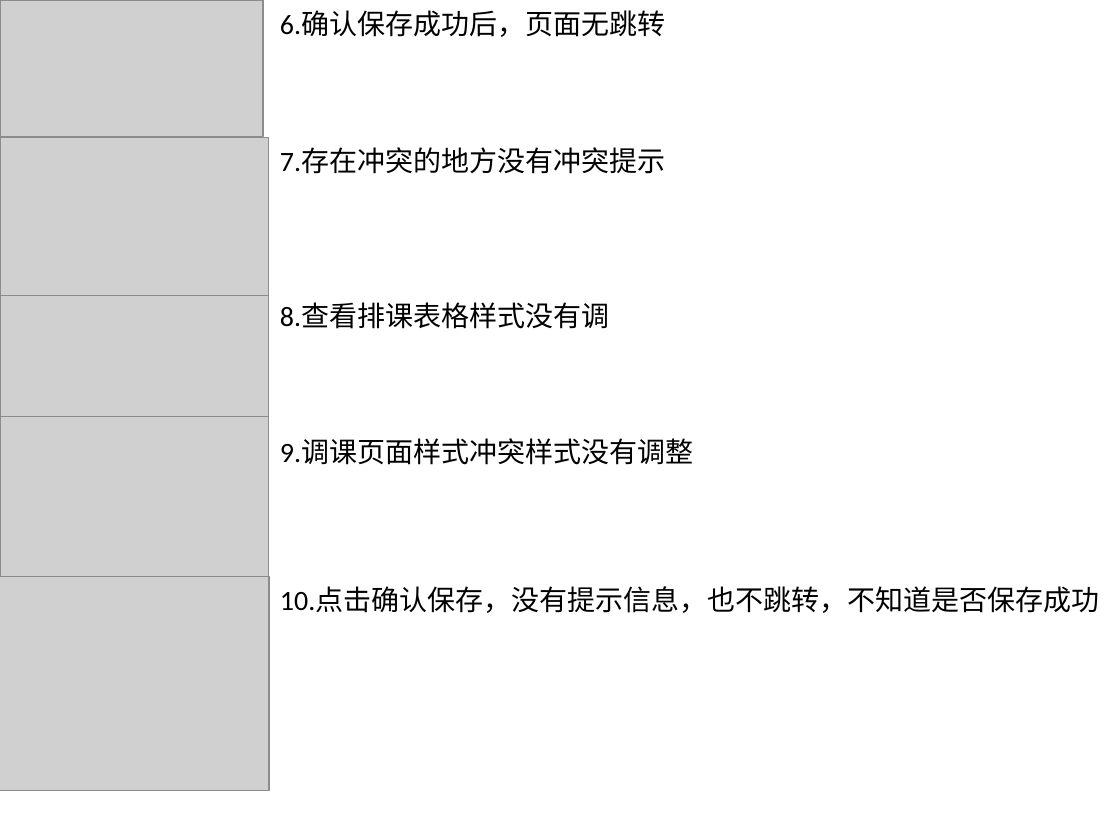
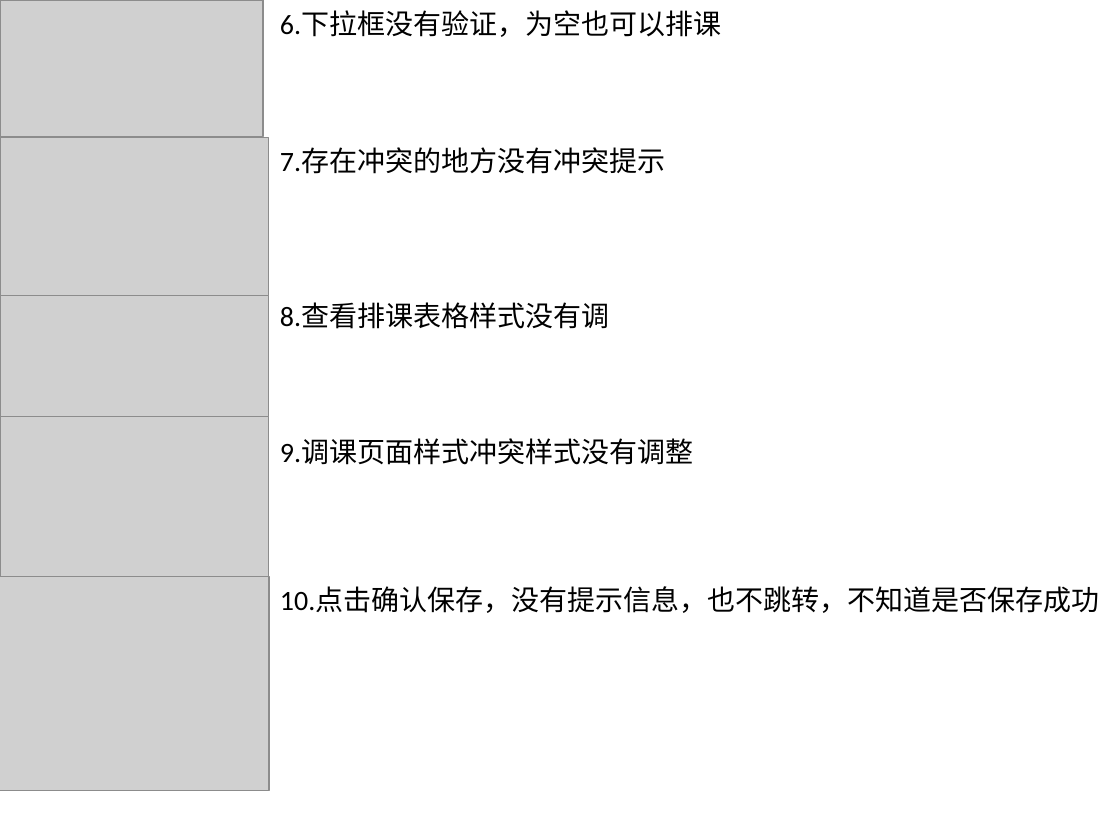
Before and after one commit to lieoluntan/sdpkRW, a slide deck: slide 2 of 个人测试任务表/0113测试问题/0113测试.pptx. Drawn at 1120x840 pixels with LibreOffice and Linux fonts; fonts in the diff are those of the drawing; grey boxes stand for pictures. Boxes give left, top, right and bottom in pixels: in the first picture for what was removed or moved away, otherwise in the second. Text is boxed around its words. In the diff, an @@ line names an element or a change of style, - is before the commit and + after.

```diff
--- a/个人测试任务表/0113测试问题/0113测试.pptx
+++ b/个人测试任务表/0113测试问题/0113测试.pptx
@@ text at (280,11,721,37): text changed @@
-6.确认保存成功后，页面无跳转
+6.下拉框没有验证，为空也可以排课
```
Also in this commit, not shown: 1 other slide changed, 1 other file.
